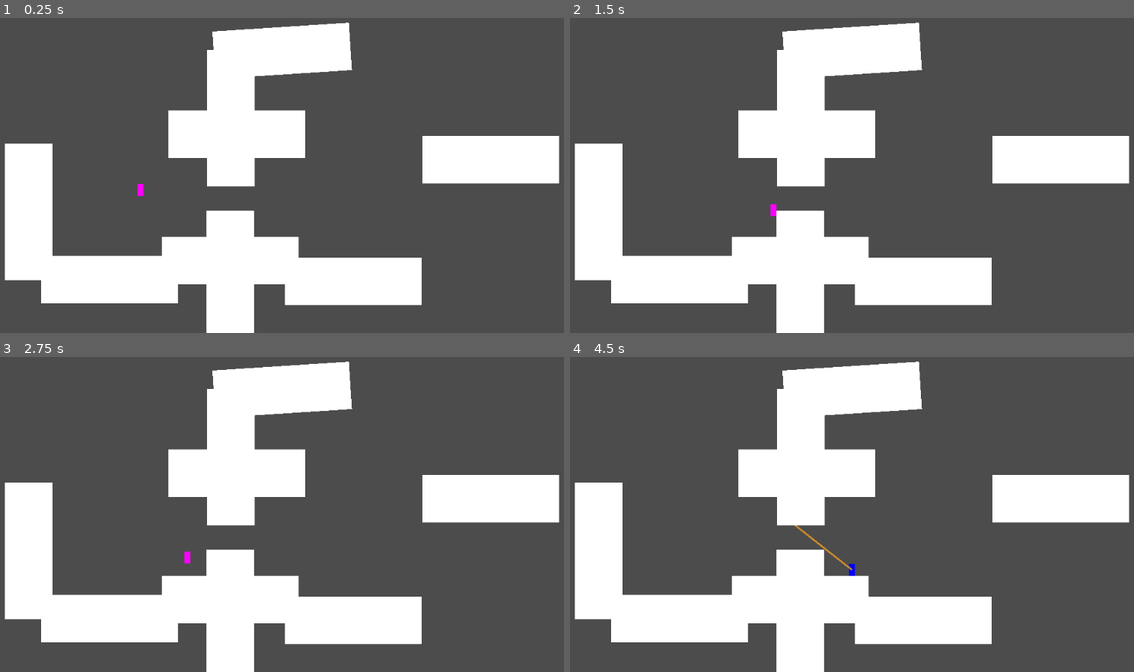
Above: before the commit, frames 1-4 (two rows, left to right).
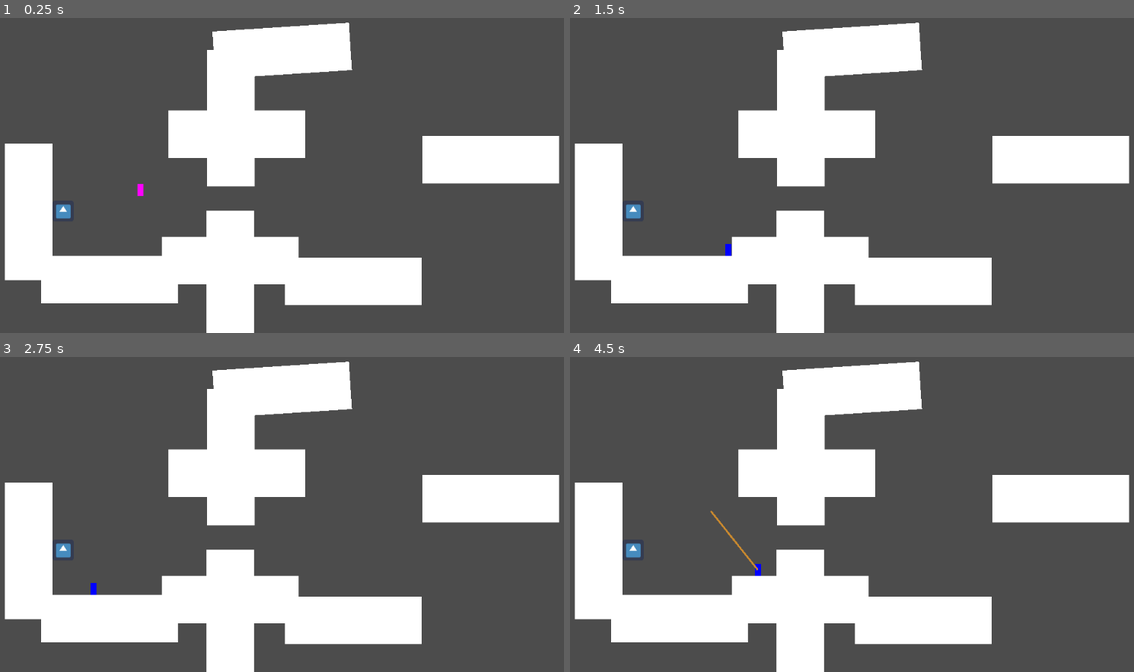
Above: after the commit, the same moments.

Repository: Kazetsukai/RopeGame
Game: Godot game, scene res://MainScene.tscn
Two runs of this game, one before a commit and one after it. Both use one fixed random seed, a clock stepped at 60 frames per second and the inputs below. The engine's default icon, where the game draws it, is replaced by a stand-in: a white triangle on a blue panel in a dark square.
Inputs (mouse positions are in pixels of both pictures, inside the frame that each line leads up to):
- Up to frame 1 (0.25 s): no input
- Up to frame 2 (1.5 s): tap Enter at 0.5 s; move the mouse to (981, 137) at 0.52 s; press the mouse at (981, 137) at 0.53 s; hold D (right) from 0.53 s (still down); tap Space (jump) at 0.77, 0.8, 1.07, 1.35 s; move the mouse to (727, 172) at 1.27 s; release the mouse at (727, 172) at 1.28 s
- Up to frame 3 (2.75 s): tap Space (jump) at 1.52, 1.82, 2.3 s; click (157, 511) at 1.55 s; move the mouse to (338, 416) at 2.02 s; release D (right) at 2.03 s; press the mouse at (338, 416) at 2.03 s; hold A (left) from 2.03 s (still down)
- Up to frame 4 (4.5 s): move the mouse to (818, 564) at 2.77 s; release A (left) at 2.78 s; release the mouse at (818, 564) at 2.78 s; hold D (right) 2.78-4.28 s; click (818, 564) at 2.85 s; tap Space (jump) at 3.02, 3.32 s; move the mouse to (1032, 546) at 3.52 s; hold Space (jump) 3.53-4.28 s; move the mouse to (665, 442) at 4.27 s; hold A (left) from 4.28 s (still down); click (665, 442) at 4.35 s

The runs differ from the first frame. In frame 1, 0.1% of the frame differs, in the area x 9-13%, y 59-64%; in frame 2, 0.2%; in frame 3, 0.2%; in frame 4, 0.4%, in the area x 9-51%, y 48-70%.

Commit message:
let's go!

Diff:
--- /dev/null
+++ b/Box.tscn
@@ -0,0 +1,30 @@
+[gd_scene load_steps=3 format=2]
+
+[ext_resource path="res://icon.png" type="Texture" id=1]
+
+[sub_resource type="RectangleShape2D" id=1]
+
+custom_solver_bias = 0.0
+extents = Vector2( 15, 15 )
+
+[node name="Node" type="Node2D"]
+
+[node name="StaticBody2D" type="StaticBody2D" parent="." index="0"]
+
+input_pickable = false
+collision_layer = 1
+collision_mask = 1
+constant_linear_velocity = Vector2( 0, 0 )
+constant_angular_velocity = 0.0
+friction = 1.0
+bounce = 0.0
+
+[node name="CollisionShape2D" type="CollisionShape2D" parent="StaticBody2D" index="0"]
+
+shape = SubResource( 1 )
+
+[node name="icon" type="Sprite" parent="StaticBody2D" index="1"]
+
+scale = Vector2( 0.55, 0.55 )
+texture = ExtResource( 1 )
+_sections_unfolded = [ "Transform" ]
--- a/Controls.gd
+++ b/Controls.gd
@@ -14,7 +14,7 @@
 var kn
 var poly
 
-const JUMP_HOLD_LENGTH = 0.2
+const JUMP_HOLD_LENGTH = 0.25
 var jump_hold = 0
 var wall_jump_leeway = 0
 
@@ -26,12 +26,12 @@
 func _input(event):
 	if event.is_action_pressed("jump"):
 		if kn.is_on_floor():
-			velocity -= GRAVITY / 5
+			velocity -= GRAVITY / 7
 			jump_hold = JUMP_HOLD_LENGTH
 		elif wall_jump_leeway > 0:
-			velocity += ground_normal * GRAVITY.length() / 5
+			velocity += ground_normal * GRAVITY.length() / 7
 			jump_hold = JUMP_HOLD_LENGTH
-			velocity -= GRAVITY / 5
+			velocity -= GRAVITY / 7
 	pass
 
 func _physics_process(delta):
--- a/MainScene.tscn
+++ b/MainScene.tscn
@@ -1,6 +1,7 @@
-[gd_scene load_steps=3 format=2]
+[gd_scene load_steps=4 format=2]
 
 [ext_resource path="res://Player.tscn" type="PackedScene" id=1]
+[ext_resource path="res://Box.tscn" type="PackedScene" id=2]
 
 [sub_resource type="RectangleShape2D" id=1]
 
@@ -49,7 +50,6 @@
 
 [node name="Polygon2D2" type="Polygon2D" parent="." index="2"]
 
-editor/display_folded = true
 position = Vector2( 317.232, 437.971 )
 polygon = PoolVector2Array( 0, 0, 230, 0, 230, 80, 0, 80 )
 uv = PoolVector2Array(  )
@@ -251,7 +251,6 @@
 
 [node name="Polygon2D8" type="Polygon2D" parent="." index="8"]
 
-editor/display_folded = true
 position = Vector2( 392.808, 353.228 )
 rotation = -1.57103
 polygon = PoolVector2Array( 0, 0, 230, 0, 230, 80, 0, 80 )
@@ -316,3 +315,7 @@
 position = Vector2( 115.044, 39.8888 )
 shape = SubResource( 1 )
 _sections_unfolded = [ "Transform" ]
+
+[node name="Node" parent="." index="10" instance=ExtResource( 2 )]
+
+position = Vector2( 151.002, 394.508 )
--- a/Rope.gd
+++ b/Rope.gd
@@ -18,9 +18,11 @@
 		if firing:
 			firing = false
 		else:
-			var target = event.position
 			rope_pos = kn.global_position
-			rope_dir = (target - rope_pos).normalized()
+			if get_parent().get_node("Controls").velocity.x > 0:
+				rope_dir = Vector2(1, -1).normalized()
+			else:
+				rope_dir = Vector2(-1, -1).normalized()
 			firing = true
 
 			print("firing rope: " + str(rope_dir))
--- a/project.godot
+++ b/project.godot
@@ -17,16 +17,23 @@
 [input]
 
 jump=[ Object(InputEventKey,"resource_local_to_scene":false,"resource_name":"","device":0,"alt":false,"shift":false,"control":false,"meta":false,"command":false,"pressed":false,"scancode":32,"unicode":0,"echo":false,"script":null)
+, Object(InputEventJoypadButton,"resource_local_to_scene":false,"resource_name":"","device":0,"button_index":0,"pressure":0.0,"pressed":false,"script":null)
  ]
 left=[ Object(InputEventKey,"resource_local_to_scene":false,"resource_name":"","device":0,"alt":false,"shift":false,"control":false,"meta":false,"command":false,"pressed":false,"scancode":65,"unicode":0,"echo":false,"script":null)
+, Object(InputEventJoypadMotion,"resource_local_to_scene":false,"resource_name":"","device":0,"axis":0,"axis_value":-1.0,"script":null)
  ]
 right=[ Object(InputEventKey,"resource_local_to_scene":false,"resource_name":"","device":0,"alt":false,"shift":false,"control":false,"meta":false,"command":false,"pressed":false,"scancode":68,"unicode":0,"echo":false,"script":null)
+, Object(InputEventJoypadMotion,"resource_local_to_scene":false,"resource_name":"","device":0,"axis":0,"axis_value":1.0,"script":null)
  ]
 up=[ Object(InputEventKey,"resource_local_to_scene":false,"resource_name":"","device":0,"alt":false,"shift":false,"control":false,"meta":false,"command":false,"pressed":false,"scancode":87,"unicode":0,"echo":false,"script":null)
+, Object(InputEventJoypadMotion,"resource_local_to_scene":false,"resource_name":"","device":0,"axis":1,"axis_value":-1.0,"script":null)
  ]
 down=[ Object(InputEventKey,"resource_local_to_scene":false,"resource_name":"","device":0,"alt":false,"shift":false,"control":false,"meta":false,"command":false,"pressed":false,"scancode":83,"unicode":0,"echo":false,"script":null)
+, Object(InputEventJoypadMotion,"resource_local_to_scene":false,"resource_name":"","device":0,"axis":1,"axis_value":1.0,"script":null)
  ]
 rope=[ Object(InputEventMouseButton,"resource_local_to_scene":false,"resource_name":"","device":0,"alt":false,"shift":f …(207 unchanged characters)…
+, Object(InputEventJoypadButton,"resource_local_to_scene":false,"resource_name":"","device":0,"button_index":1,"pressure":0.0,"pressed":false,"script":null)
+, Object(InputEventJoypadButton,"resource_local_to_scene":false,"resource_name":"","device":0,"button_index":2,"pressure":0.0,"pressed":false,"script":null)
  ]
 
 [rendering]
